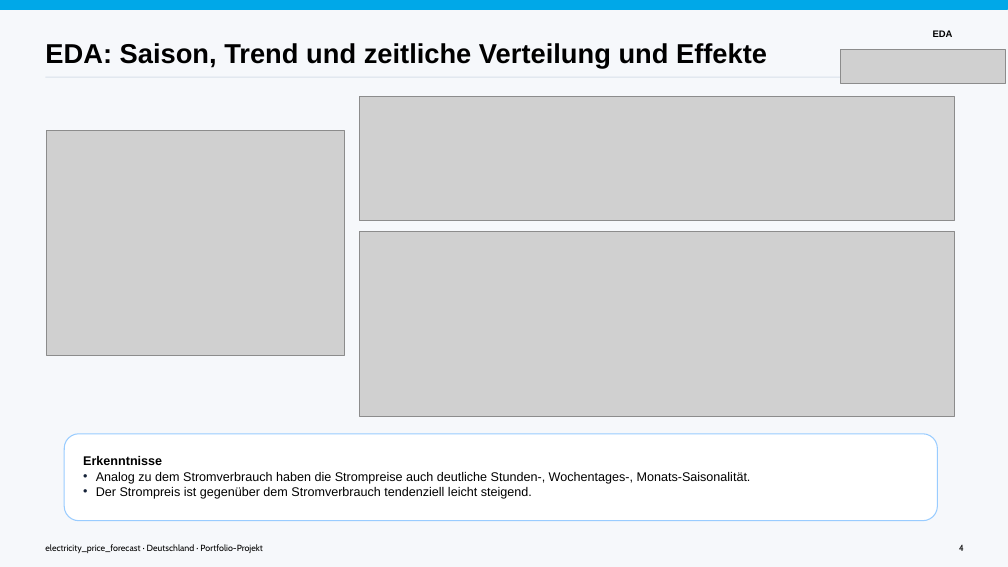
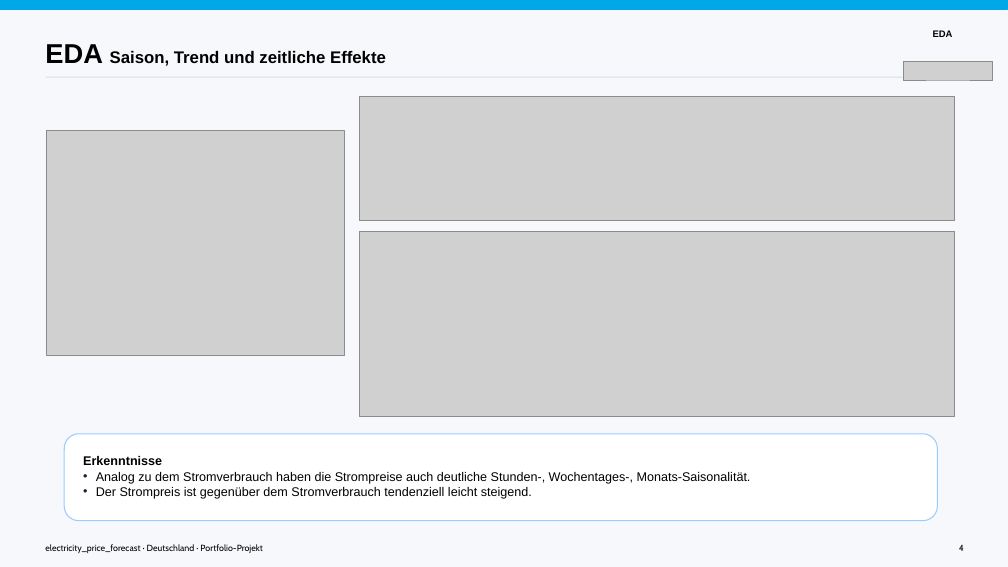
Before and after one commit to SW-oasen/electricity_price_forecast, a slide deck: slide 4 of presentation/orig/Strompreis_Vorhersagen.odp. Drawn at 1008x567 pixels with LibreOffice and Linux fonts; fonts in the diff are those of the drawing; grey boxes stand for pictures. Boxes give left, top, right and bottom in pixels: in the first picture for what was removed or moved away, otherwise in the second. Text is boxed around its words. In the diff, an @@ line names an element or a change of style, - is before the commit and + after.

```diff
--- a/presentation/orig/Strompreis_Vorhersagen.odp
+++ b/presentation/orig/Strompreis_Vorhersagen.odp
@@ text at box(45, 44, 386, 66): text changed; size 26 to 16 pt @@
-EDA: Saison, Trend und zeitliche Verteilung und Effekte
+EDA Saison, Trend und zeitliche Effekte
@@ picture: place and size @@
-picture at box(841, 50, 1006, 83)
+picture at box(904, 62, 993, 80)
```
Also in this commit, not shown: 10 other slides changed, 1 slide added, 1 slide removed, 13 other files.
